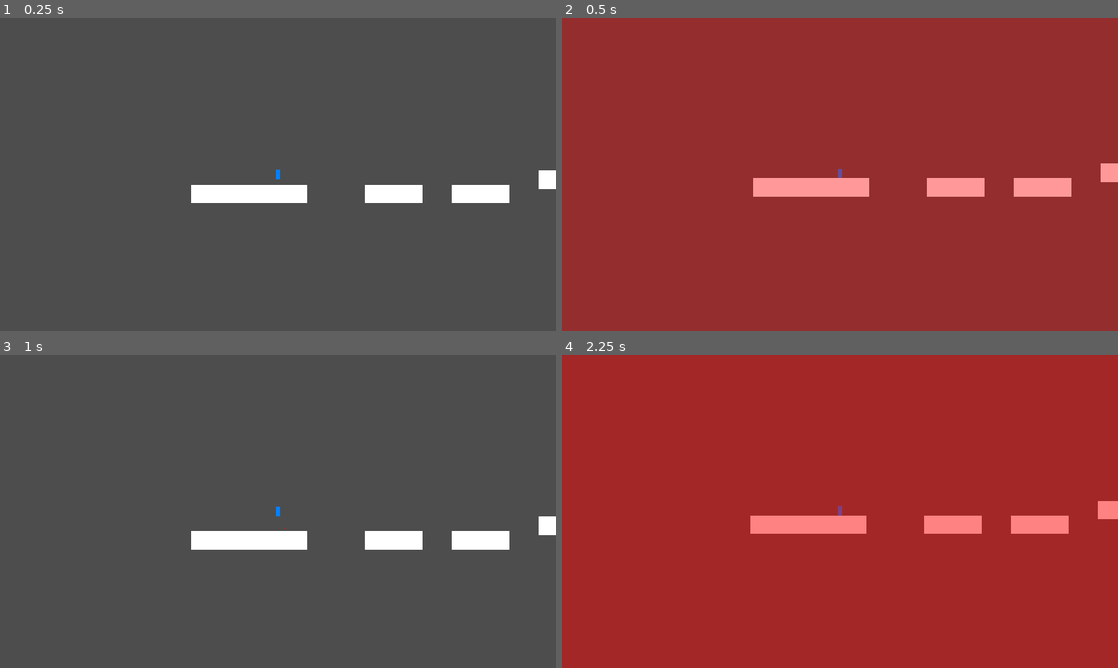
Above: before the commit, frames 1-4 (two rows, left to right).
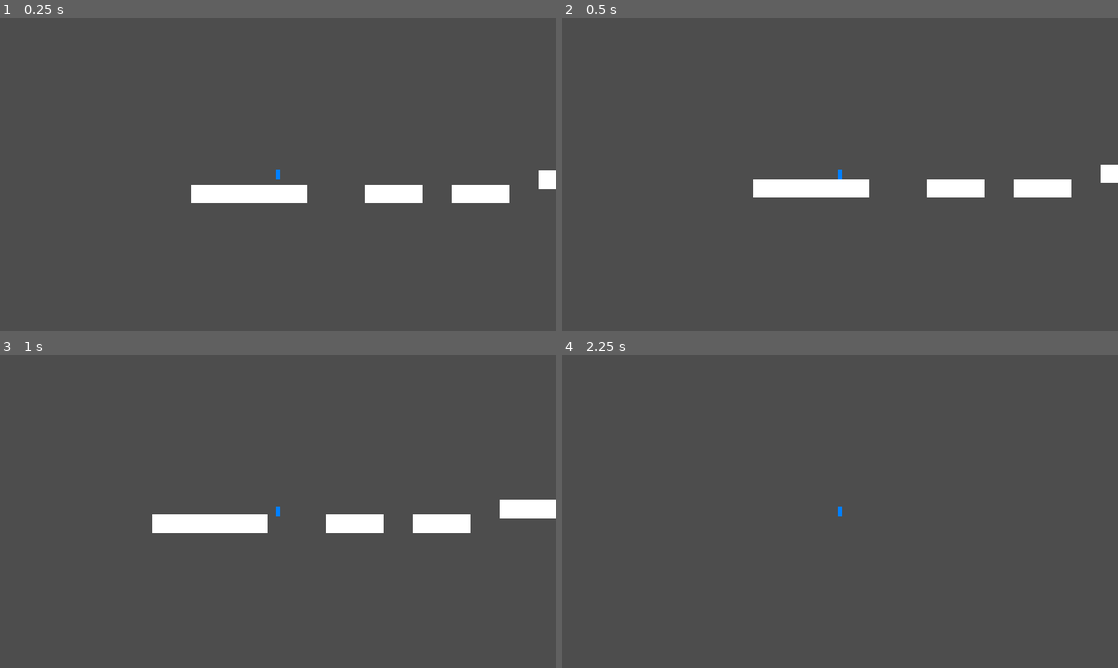
Above: after the commit, the same moments.

Repository: rajkrish0608/Definitely-Normal-Physics
Game: Godot game, scene res://scenes/TestLevel.tscn
The game is run twice, just before and just after one commit, with the same random seed, the same clock (stepped at 60 frames per second) and the same inputs.
Inputs (mouse positions are in pixels of both pictures, inside the frame that each line leads up to):
- Up to frame 1 (0.25 s): no input
- Up to frame 2 (0.5 s): no input
- Up to frame 3 (1 s): tap Enter at 0.5 s; move the mouse to (400, 495) at 0.52 s; hold D (move_right) from 0.53 s (still down); tap Space (jump) at 0.6, 0.77 s; click (400, 495) at 0.67 s
- Up to frame 4 (2.25 s): tap Space (jump) at 1.07, 2.1 s; release D (move_right) at 1.25 s; drag from (728, 527) to (1023, 511) at 1.27 s; move the mouse to (895, 442) at 2.02 s; hold D (move_right) from 2.03 s (still down)

Frame 1 is identical in both runs. In frame 2, 100% of the frame differs, in the area x 0-100%, y 0-100%; in frame 3, 5.4%; in frame 4, 100%.

Commit message:
Refactor jump physics, fix collision layers, and resolve warnings

Diff:
--- a/project.godot
+++ b/project.godot
@@ -67,3 +67,4 @@
 2d_physics/layer_1="Player"
 2d_physics/layer_2="World"
 2d_physics/layer_3="Triggers"
+2d_physics/layer_4="Hazards"
--- a/scripts/physics_states/PhysicsState.gd
+++ b/scripts/physics_states/PhysicsState.gd
@@ -85,6 +85,15 @@
 ## changes, pulsating gravity).
 ## [param delta]  Physics frame delta time.
 ## [param player] Reference to the CharacterBody2D player node.
+## Called when the jump action is pressed.
+## Override to provide custom jump logic (e.g., double jump, teleport).
+## Should return the modified velocity.
+func handle_jump(_player: CharacterBody2D, velocity: Vector2, jump_velocity: float) -> Vector2:
+	# Default behavior: standard jump
+	var gravity: Vector2 = PhysicsManager.get_current_gravity()
+	var jump_dir := -gravity.normalized()
+	return velocity + jump_dir * jump_velocity
+
 func update_physics(_delta: float, _player: CharacterBody2D) -> void:
 	pass
 
--- a/scripts/physics_states/TeleportJump.gd
+++ b/scripts/physics_states/TeleportJump.gd
@@ -3,7 +3,7 @@
 
 const TELEPORT_DISTANCE: float = 150.0
 
-func handle_jump(player: CharacterBody2D, velocity: Vector2, jump_velocity: float) -> Vector2:
+func handle_jump(player: CharacterBody2D, velocity: Vector2, _jump_velocity: float) -> Vector2:
 	# Teleport forward/up instead of normal jump physics
 	var direction := Vector2.UP.rotated(player.rotation)
 
--- a/scripts/player/PlayerController.gd
+++ b/scripts/player/PlayerController.gd
@@ -111,20 +111,19 @@
 
 	# ── Jump ──
 	if _is_jump_pressed(input_delay, delta):
-		if is_on_floor() or _coyote_timer > 0:
-			# Determine jump direction based on gravity
-			var jump_dir := -gravity.normalized()
-			velocity += jump_dir * BASE_JUMP_VELOCITY * jump_mult
+		if is_on_floor() or _coyote_timer > 0 or PhysicsManager.current_state.get_state_name() == "DoubleJump":
+			# Use the state's handle_jump for custom logic
+			velocity = PhysicsManager.current_state.handle_jump(self, velocity, BASE_JUMP_VELOCITY * jump_mult)
 			_coyote_timer = 0  # Consume coyote time
 
 	# ── Apply movement ──
 	move_and_slide()
 
-	# ── Collision-based death (hazards on layer 2) ──
+	# ── Collision-based death (hazards on layer 4) ──
 	for i in get_slide_collision_count():
 		var collision := get_slide_collision(i)
 		var collider: Object = collision.get_collider()
-		if collider and collider.collision_layer & 0b10:  # Layer 2 = hazards
+		if collider and collider.collision_layer & 0b1000:  # Layer 4 = hazards
 			die()
 			break
 
@@ -211,7 +210,6 @@
 		animator.play("death")
 		await animator.animation_finished
 
-	# Respawn handled by LevelManager
 	# Respawn handled by LevelManager
 	# _is_dead = false  <-- Removed to prevent loop; respawn() handles this
 
--- a/scripts/utility/LevelLoader.gd
+++ b/scripts/utility/LevelLoader.gd
@@ -125,7 +125,7 @@
 	var size := _parse_vec2(data.get("size", [64, 32]))
 	platform.get_child(0).shape.size = size
 	platform.get_child(1).size = size
-	platform.get_child(1).position = -size / 2
+	platform.get_child(1).position = -size / 2.0
 
 	return platform
 
@@ -142,13 +142,13 @@
 		hazard.add_child(rect)
 
 	hazard.position = _parse_vec2(data.get("position", [0, 0]))
-	hazard.collision_layer = 0b10
+	hazard.collision_layer = 0b1000 # Layer 4 = Hazards
 	hazard.collision_mask = 0b01
 
 	var size := Vector2(32, 32)
 	hazard.get_child(0).shape.size = size
 	hazard.get_child(1).size = size
-	hazard.get_child(1).position = -size / 2
+	hazard.get_child(1).position = -size / 2.0
 	hazard.get_child(1).color = Color(1, 0, 0, 0.8)
 
 	return hazard
